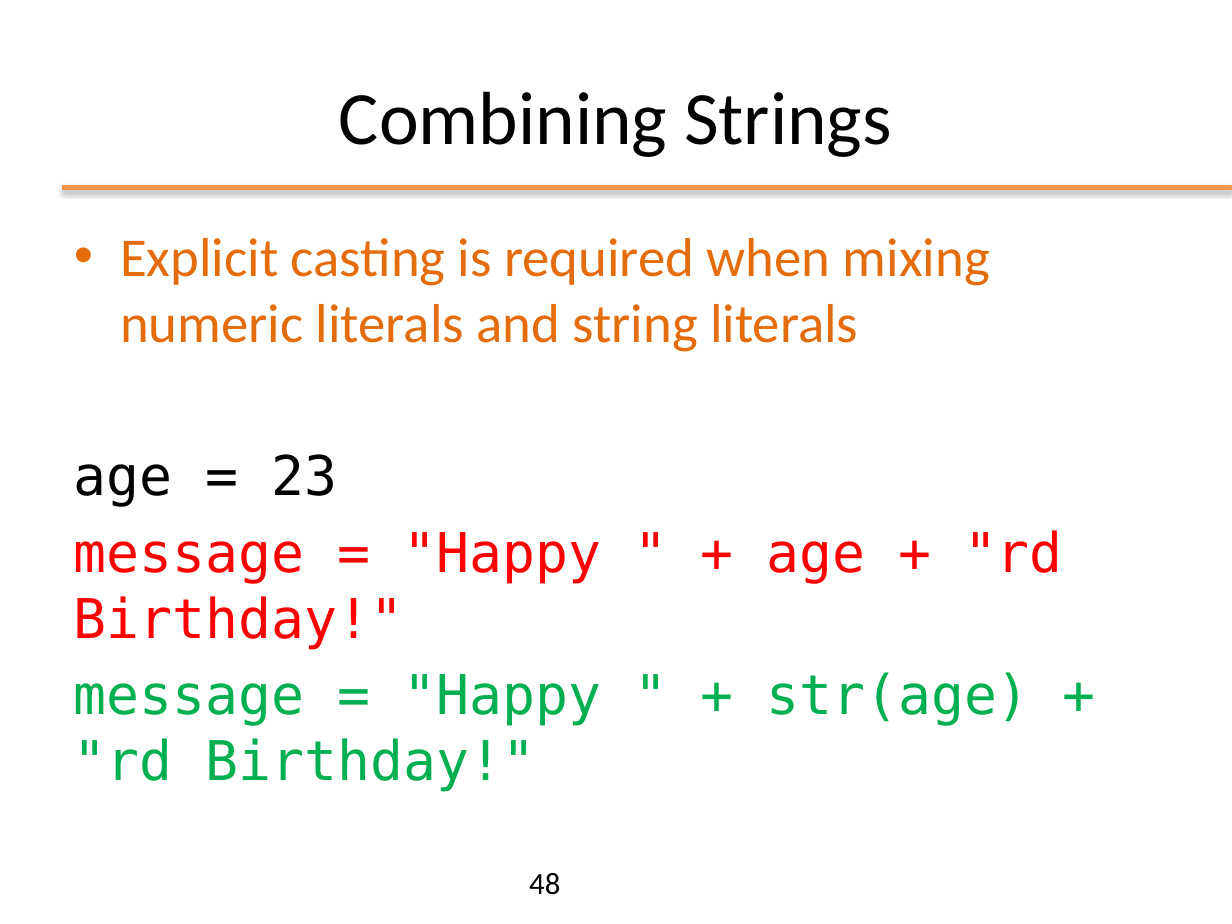
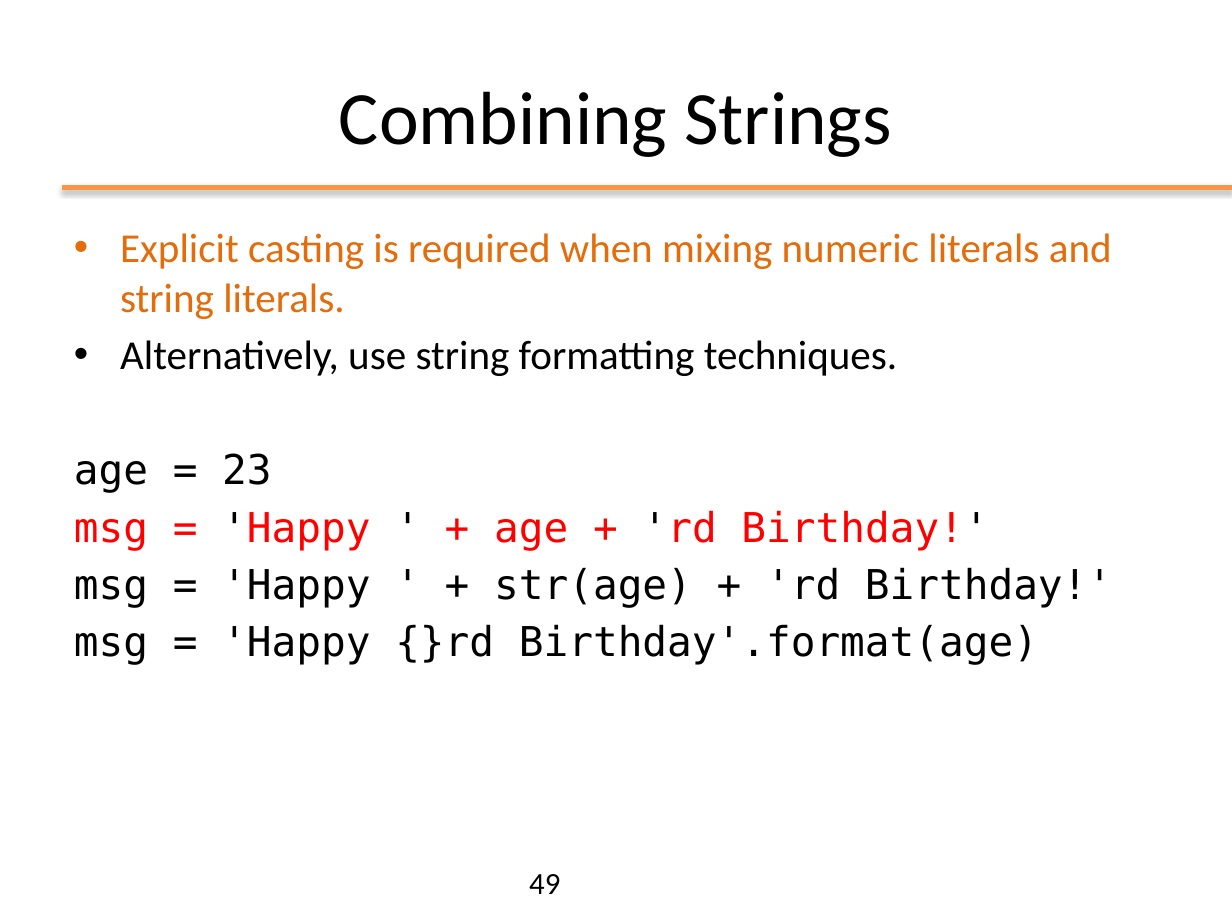
Before and after one commit to nbicocchi/ooprogramming, a slide deck: slide 49 of slides/python/ppt/01 - Python Basics.pptx (slide 48 before the commit). Drawn at 1232x924 pixels with LibreOffice and Linux fonts; fonts in the diff are those of the drawing. Boxes give left, top, right and bottom in pixels: in the first picture for what was removed or moved away, otherwise in the second. Text is boxed around its words. In the diff, an @@ line names an element or a change of style, - is before the commit and + after.

```diff
--- a/slides/python/ppt/01 - Python Basics.pptx
+++ b/slides/python/ppt/01 - Python Basics.pptx
@@ text at (120,233,1112,376): text changed; size 32 to 24 pt @@
-• Explicit casting is required when mixing numeric literals and string literals
+• Explicit casting is required when mixing numeric literals and string literals.
+• Alternatively, use string formatting techniques.
@@ text at (74,453,271,493): size 32 to 24 pt in "age = 23"; less space between paragraphs @@
@@ text at (74,510,1112,665): text changed; size 32 to 24 pt; text colour #00B050 to #000000 @@
-message = "Happy " + age + "rd Birthday!"
-message = "Happy " + str(age) + "rd Birthday!"
+msg = 'Happy ' + age + 'rd Birthday!'
+msg = 'Happy ' + str(age) + 'rd Birthday!'
+msg = 'Happy {}rd Birthday'.format(age)
@@ page number at (529,874,560,894): text changed @@
-48
+49
```
Also in this commit, not shown: 23 other slides changed, 2 slides added, 1 slide removed, 1 other file.
